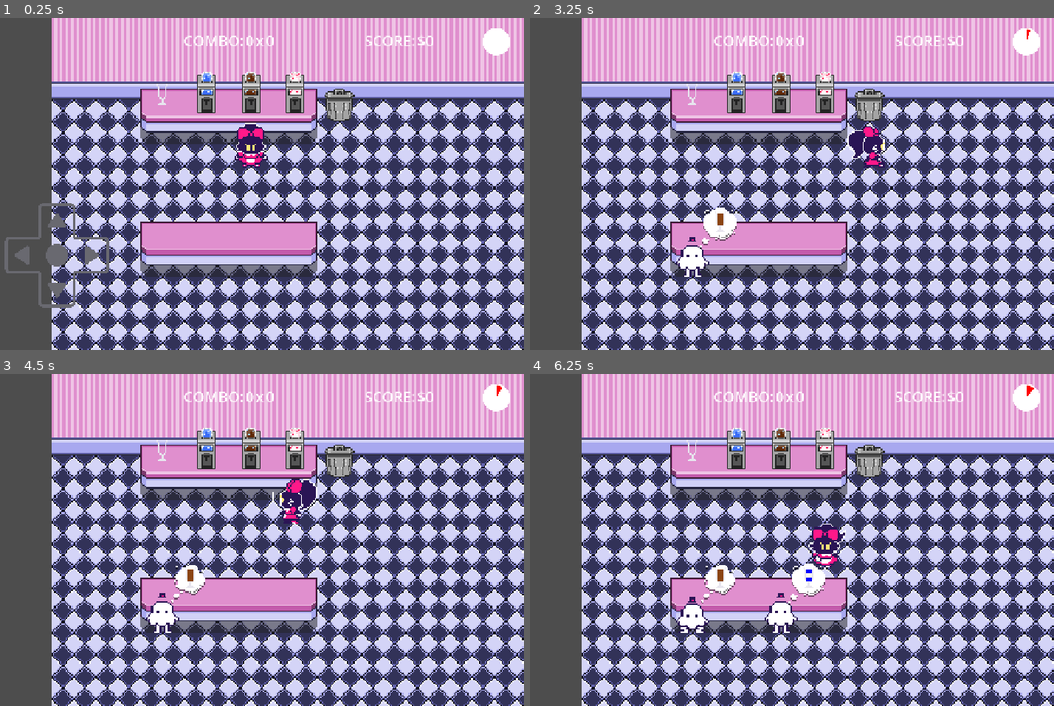
Above: before the commit, frames 1-4 (two rows, left to right).
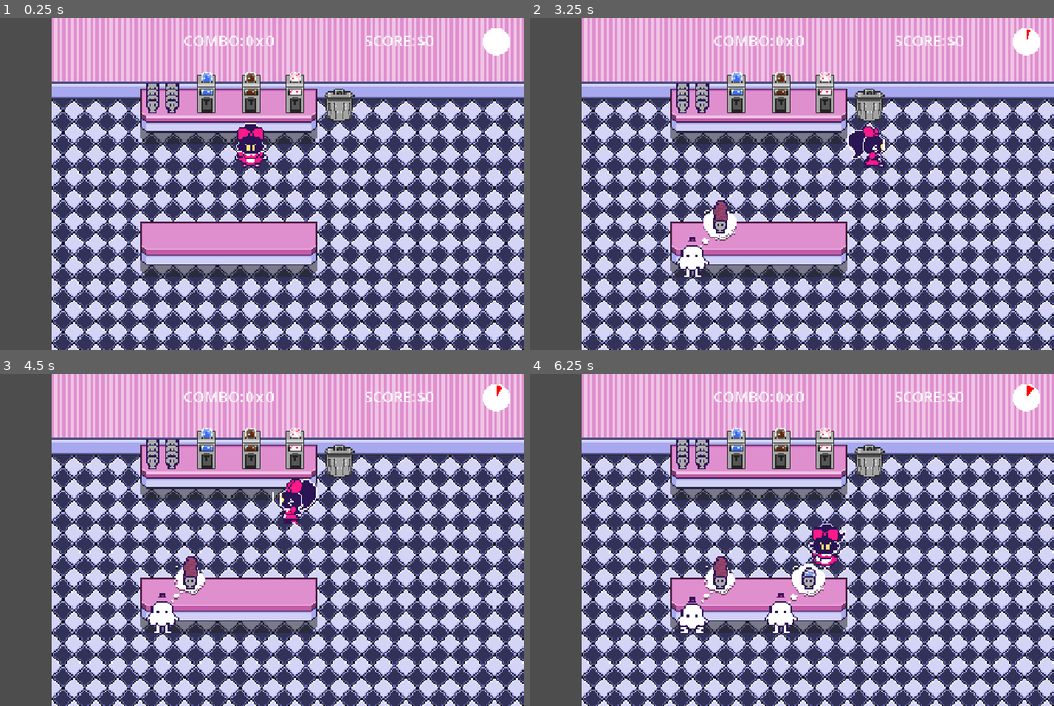
Above: after the commit, the same moments.

Repository: paperman5/godot-wild-95
Game: Godot game, scene res://diner_test.tscn
Two runs of this game, one before a commit and one after it. Both use one fixed random seed, a clock stepped at 60 frames per second and the inputs below.
Inputs (mouse positions are in pixels of both pictures, inside the frame that each line leads up to):
- Up to frame 1 (0.25 s): no input
- Up to frame 2 (3.25 s): tap Enter at 0.5 s; move the mouse to (886, 167) at 0.52 s; hold D (move_right) 0.53-1.25 s; click (886, 167) at 0.67 s; drag from (640, 200) to (729, 250) at 1.27 s; tap Space at 2 s; move the mouse to (818, 110) at 2.02 s; hold D (move_right) 2.03-2.75 s; click (818, 110) at 2.17 s; drag from (729, 250) to (582, 134) at 2.77 s
- Up to frame 3 (4.5 s): move the mouse to (403, 589) at 3.52 s; hold A (move_left) 3.53-4.25 s; click (403, 589) at 3.67 s; drag from (52, 490) to (141, 457) at 4.27 s
- Up to frame 4 (6.25 s): move the mouse to (786, 540) at 5.02 s; hold S (move_down) 5.03-5.75 s; click (786, 540) at 5.17 s; drag from (671, 457) to (640, 556) at 5.77 s

The runs differ from the first frame. In frame 1, 1.7% of the frame differs, in the area x 0-35%, y 19-88%; in frame 2, 0.7%; in frame 3, 0.7%; in frame 4, 0.8%.

Commit message:
Ice cream sprite updates & gamplay changes

Diff:
--- a/customer/customer.gd
+++ b/customer/customer.gd
@@ -60,9 +60,11 @@
 		#anim.play("idle_left")
 
 func randomize_order():
-	var icecream = icecream_scene.instantiate()
+	var icecream := icecream_scene.instantiate() as IceCream
+	icecream.max_flavors = GameManager.level.max_icecream_scoops
+	var scoops = randi_range(1, icecream.max_flavors)
 	order_backer.add_child(icecream)
-	for i in range(icecream.max_flavors):
+	for i in range(scoops):
 		icecream.add_flavor([Utils.IceCreamType.BooBerry,
 							Utils.IceCreamType.ShockALot,
 							Utils.IceCreamType.Vilenilla].pick_random())
--- a/food/ice_cream.gd
+++ b/food/ice_cream.gd
@@ -7,7 +7,8 @@
 
 func _ready() -> void:
 	for c in get_children():
-		c.modulate = Color.TRANSPARENT
+		if is_instance_of(c, Sprite2D) and c.name != "Cup":
+			c.hide()
 
 func is_equal(other : FoodItem) -> bool:
 	if not is_instance_of(other, IceCream):
@@ -32,5 +33,11 @@
 
 func add_flavor(flavor : Utils.IceCreamType):
 	if not is_full():
-		get_child(len(flavors)).modulate = Utils.IceCreamColors[flavor]
 		flavors.append(flavor)
+		var scoop_spr := get_node("Scoop%d" % (len(flavors)-1)) as Sprite2D
+		scoop_spr.frame = flavor
+		scoop_spr.show()
+		stack_pos.position = get_node("Stack%d" % len(flavors)).position
+
+func scoop_count() -> int:
+	return len(flavors)
--- a/food/ice_cream.tscn
+++ b/food/ice_cream.tscn
@@ -1,38 +1,44 @@
 [gd_scene format=3 uid="uid://cg80er3ff08wp"]
 
-[ext_resource type="Texture2D" uid="uid://civajqxmnekk0" path="res://food/ice_cream_glass.png" id="1_ne46q"]
+[ext_resource type="Texture2D" uid="uid://7pqhjovnht7d" path="res://food/Icecream-Sprites-Sheet.png" id="2_nuo3e"]
 [ext_resource type="Script" uid="uid://c440lb7pchno" path="res://food/ice_cream.gd" id="2_on6e3"]
+[ext_resource type="Texture2D" uid="uid://dyu3dll1riiam" path="res://food/Icecream-Cup-Normal-Sheet.png" id="3_br1rg"]
 
-[sub_resource type="Gradient" id="Gradient_vhhsd"]
-colors = PackedColorArray(1, 1, 1, 1, 1, 1, 1, 1)
+[node name="IceCream" type="Node2D" unique_id=24763253 node_paths=PackedStringArray("stack_pos")]
+script = ExtResource("2_on6e3")
+stack_pos = NodePath("Stack0")
 
-[sub_resource type="GradientTexture1D" id="GradientTexture1D_7b218"]
-gradient = SubResource("Gradient_vhhsd")
-width = 1
+[node name="Stack0" type="Marker2D" parent="." unique_id=2127127482]
+position = Vector2(0, -9)
 
-[node name="IceCream" type="Sprite2D" unique_id=1566709364 node_paths=PackedStringArray("stack_pos")]
-texture = ExtResource("1_ne46q")
-offset = Vector2(0, -12)
-script = ExtResource("2_on6e3")
-stack_pos = NodePath("Stack")
+[node name="Stack1" type="Marker2D" parent="." unique_id=1238342577]
+position = Vector2(0, -14)
 
-[node name="Layer1" type="Sprite2D" parent="." unique_id=1201180073]
-unique_name_in_owner = true
-position = Vector2(0, -6.5)
-scale = Vector2(4, 3)
-texture = SubResource("GradientTexture1D_7b218")
+[node name="Stack2" type="Marker2D" parent="." unique_id=1660043805]
+position = Vector2(0, -18)
 
-[node name="Layer2" type="Sprite2D" parent="." unique_id=292121257]
-unique_name_in_owner = true
-position = Vector2(-1.4901161e-08, -9.5)
-scale = Vector2(4, 3)
-texture = SubResource("GradientTexture1D_7b218")
+[node name="Stack3" type="Marker2D" parent="." unique_id=1445859342]
+position = Vector2(0, -22)
 
-[node name="Layer3" type="Sprite2D" parent="." unique_id=162739854]
-unique_name_in_owner = true
-position = Vector2(-1.1920929e-07, -12.5)
-scale = Vector2(3.9999998, 2.9999995)
-texture = SubResource("GradientTexture1D_7b218")
+[node name="Scoop0" type="Sprite2D" parent="." unique_id=1558877138]
+texture = ExtResource("2_nuo3e")
+offset = Vector2(0, -7)
+hframes = 3
 
-[node name="Stack" type="Marker2D" parent="." unique_id=1238342577]
-position = Vector2(0, -14)
+[node name="Cup" type="Sprite2D" parent="." unique_id=1700595010]
+texture = ExtResource("3_br1rg")
+offset = Vector2(0, -7)
+hframes = 2
+frame = 1
+
+[node name="Scoop1" type="Sprite2D" parent="." unique_id=716324445]
+texture = ExtResource("2_nuo3e")
+offset = Vector2(1, -11)
+flip_h = true
+hframes = 3
+frame = 1
+
+[node name="Scoop2" type="Sprite2D" parent="." unique_id=2061715562]
+texture = ExtResource("2_nuo3e")
+offset = Vector2(0, -15)
+hframes = 3
--- a/game/game_ui.gd
+++ b/game/game_ui.gd
@@ -4,9 +4,14 @@
 @onready var money_label := %Money as Label
 @onready var combo_base_label := %ComboBase as Label
 @onready var combo_mult_label := %ComboMult as Label
+@onready var dpad := %VirtualJoystickDX as VirtualJoystickDX
 
 func _ready() -> void:
 	GameManager.game_ui = self
+	if OS.has_feature("web_android") or OS.has_feature("web_ios"):
+		dpad.show()
+	else:
+		dpad.hide()
 
 func set_money(value):
 	money_label.text = "$" + str(value)
--- a/game/game_ui.tscn
+++ b/game/game_ui.tscn
@@ -26,6 +26,7 @@
 script = ExtResource("1_qe77m")
 
 [node name="VirtualJoystickDX" type="Control" parent="." unique_id=1742744842]
+unique_name_in_owner = true
 custom_minimum_size = Vector2(160, 160)
 layout_mode = 3
 anchors_preset = 2
@@ -38,6 +39,8 @@
 script = ExtResource("1_0occc")
 controller_style = 1
 dpad_radius = 130.0
+auto_hide_on_physical_input = false
+auto_show_on_touch = false
 "Joystick Mode" = null
 action_left = &"move_left"
 action_right = &"move_right"
@@ -124,3 +127,4 @@
 [node name="Menus" parent="." unique_id=578367975 instance=ExtResource("3_pyphj")]
 process_mode = 2
 visible = false
+mouse_filter = 2
--- a/game/utils.gd
+++ b/game/utils.gd
@@ -1,9 +1,9 @@
 extends Node
 
 enum IceCreamType {
-	BooBerry,
-	ShockALot,
-	Vilenilla
+	BooBerry = 0,
+	ShockALot = 1,
+	Vilenilla = 2
 }
 
 enum FoodType {
--- a/map/ice_cream_glass_dispenser.tscn
+++ b/map/ice_cream_glass_dispenser.tscn
@@ -2,7 +2,7 @@
 
 [ext_resource type="Script" uid="uid://debcpdu3g2lb1" path="res://map/ice_cream_glass_dispenser.gd" id="1_802qu"]
 [ext_resource type="Texture2D" uid="uid://b8gnh4jvk427s" path="res://map/Stage1Tiles.png" id="2_802qu"]
-[ext_resource type="Texture2D" uid="uid://civajqxmnekk0" path="res://food/ice_cream_glass.png" id="3_802qu"]
+[ext_resource type="Texture2D" uid="uid://dyu3dll1riiam" path="res://food/Icecream-Cup-Normal-Sheet.png" id="3_802qu"]
 
 [sub_resource type="RectangleShape2D" id="RectangleShape2D_hunv0"]
 size = Vector2(32, 32)
@@ -24,5 +24,57 @@
 offset = Vector2(0, -16)
 
 [node name="IceCreamGlass" type="Sprite2D" parent="." unique_id=954497979]
+position = Vector2(-7, -2)
 texture = ExtResource("3_802qu")
 offset = Vector2(0, -24)
+hframes = 2
+frame = 1
+
+[node name="IceCreamGlass2" type="Sprite2D" parent="." unique_id=2118368986]
+position = Vector2(-7, 2)
+texture = ExtResource("3_802qu")
+offset = Vector2(0, -24)
+hframes = 2
+frame = 1
+
+[node name="IceCreamGlass3" type="Sprite2D" parent="." unique_id=1433146987]
+position = Vector2(-7, 6)
+texture = ExtResource("3_802qu")
+offset = Vector2(0, -24)
+hframes = 2
+frame = 1
+
+[node name="IceCreamGlass4" type="Sprite2D" parent="." unique_id=1728585973]
+position = Vector2(-7, 10)
+texture = ExtResource("3_802qu")
+offset = Vector2(0, -24)
+hframes = 2
+frame = 1
+
+[node name="IceCreamGlass5" type="Sprite2D" parent="." unique_id=2039446348]
+position = Vector2(7, -2)
+texture = ExtResource("3_802qu")
+offset = Vector2(0, -24)
+hframes = 2
+frame = 1
+
+[node name="IceCreamGlass6" type="Sprite2D" parent="." unique_id=1037110914]
+position = Vector2(7, 2)
+texture = ExtResource("3_802qu")
+offset = Vector2(0, -24)
+hframes = 2
+frame = 1
+
+[node name="IceCreamGlass7" type="Sprite2D" parent="." unique_id=783513588]
+position = Vector2(7, 6)
+texture = ExtResource("3_802qu")
+offset = Vector2(0, -24)
+hframes = 2
+frame = 1
+
+[node name="IceCreamGlass8" type="Sprite2D" parent="." unique_id=1712233080]
+position = Vector2(7, 10)
+texture = ExtResource("3_802qu")
+offset = Vector2(0, -24)
+hframes = 2
+frame = 1
--- a/map/level.gd
+++ b/map/level.gd
@@ -16,6 +16,7 @@
 @export var combo_cooldown := 2.0
 @export var combo_refresh_on_success := true
 @export var combo_bonus := 0.25
+@export var max_icecream_scoops := 3
 # TODO: Stats?
 
 var score := 0
--- a/map/table.gd
+++ b/map/table.gd
@@ -23,9 +23,9 @@
 		seated_customers.append(null)
 
 func bump(_from_dir : Vector2):
+	if not GameManager.player.holding_valid_order():
+		return
 	var test_order = GameManager.player.get_held_order()
-	if not is_instance_valid(test_order):
-		return
 	for customer in seated_customers:
 		if is_instance_valid(customer) and customer.can_be_served():
 			customer.deliver_order(test_order)
--- a/player/player.gd
+++ b/player/player.gd
@@ -89,22 +89,37 @@
 
 func add_to_food_stack(new_food : FoodItem):
 	food_stack.push_front(new_food)
-	for c : Node2D in hand.get_children():
-		c.position.y += new_food.stack_pos.position.y
-	hand.add_child(new_food)
-	hand.move_child(new_food, 0)
+	_restack_food()
 
 func pop_food_stack():
+	var food = food_stack.pop_front()
+	_restack_food()
+	if food != null:
+		food.queue_free()
+
+func _restack_food():
+	for item in food_stack:
+		if is_instance_valid(item.get_parent()):
+			item.get_parent().remove_child(item)
+			item.position = Vector2.ZERO
 	if len(food_stack) <= 0:
 		return
-	var food = food_stack[0]
-	for c : Node2D in hand.get_children():
-		c.position.y -= food.stack_pos.position.y
-	hand.get_child(0).queue_free()
-	food_stack.pop_front()
+	hand.add_child(food_stack[0])
+	var next_par := food_stack[0].stack_pos
+	for i in range(1, len(food_stack)):
+		next_par.add_child(food_stack[i])
+		next_par = food_stack[i].stack_pos
 
 func get_held_order() -> FoodItem:
 	if len(food_stack) > 0:
 		return food_stack[0]
 	else:
 		return null
+
+func holding_valid_order() -> bool:
+	var order = get_held_order()
+	if order == null: return false
+	if is_instance_of(order, IceCream):
+		if order.scoop_count() <= 0:
+			return false
+	return true
Binary file added: food/Icecream-Cup-Normal-Sheet.png
Not shown, added: food/Icecream-Cup-Normal-Sheet.png.import
Binary file added: food/Icecream-Sprites-Sheet.png
Not shown, added: food/Icecream-Sprites-Sheet.png.import
